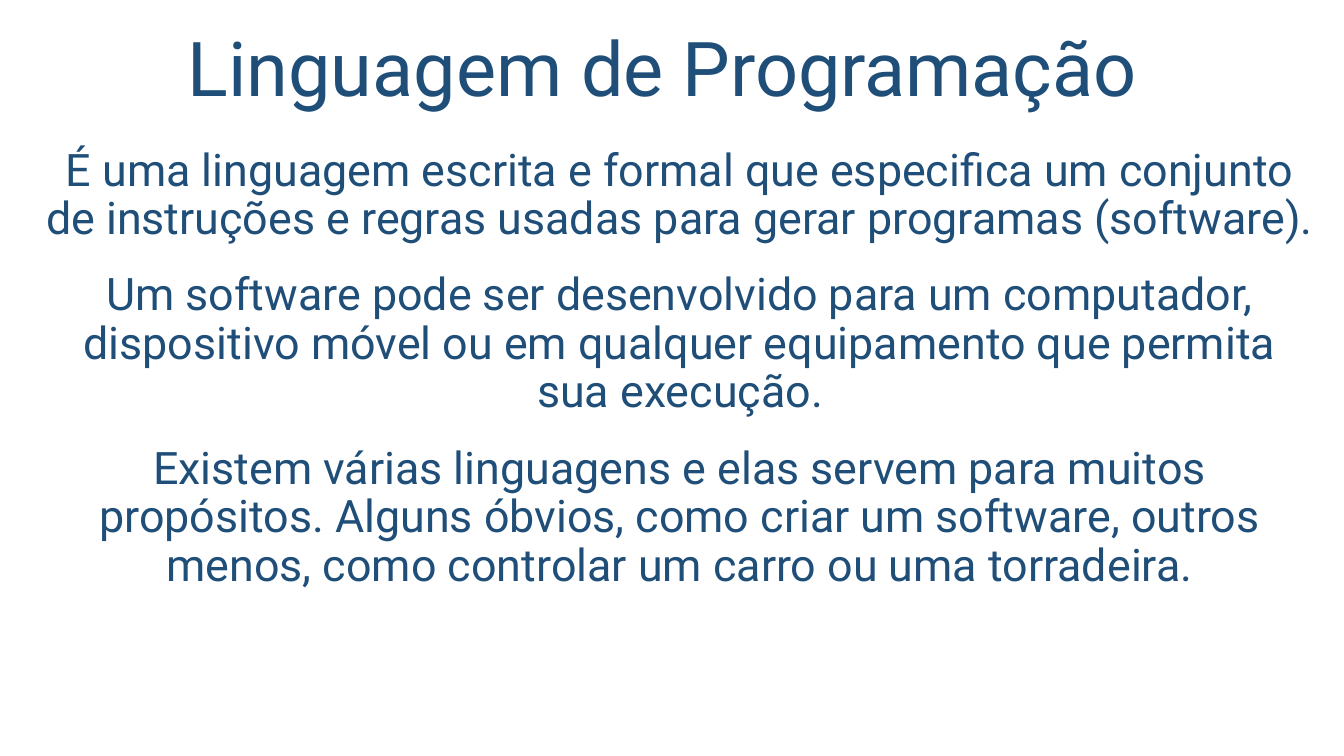
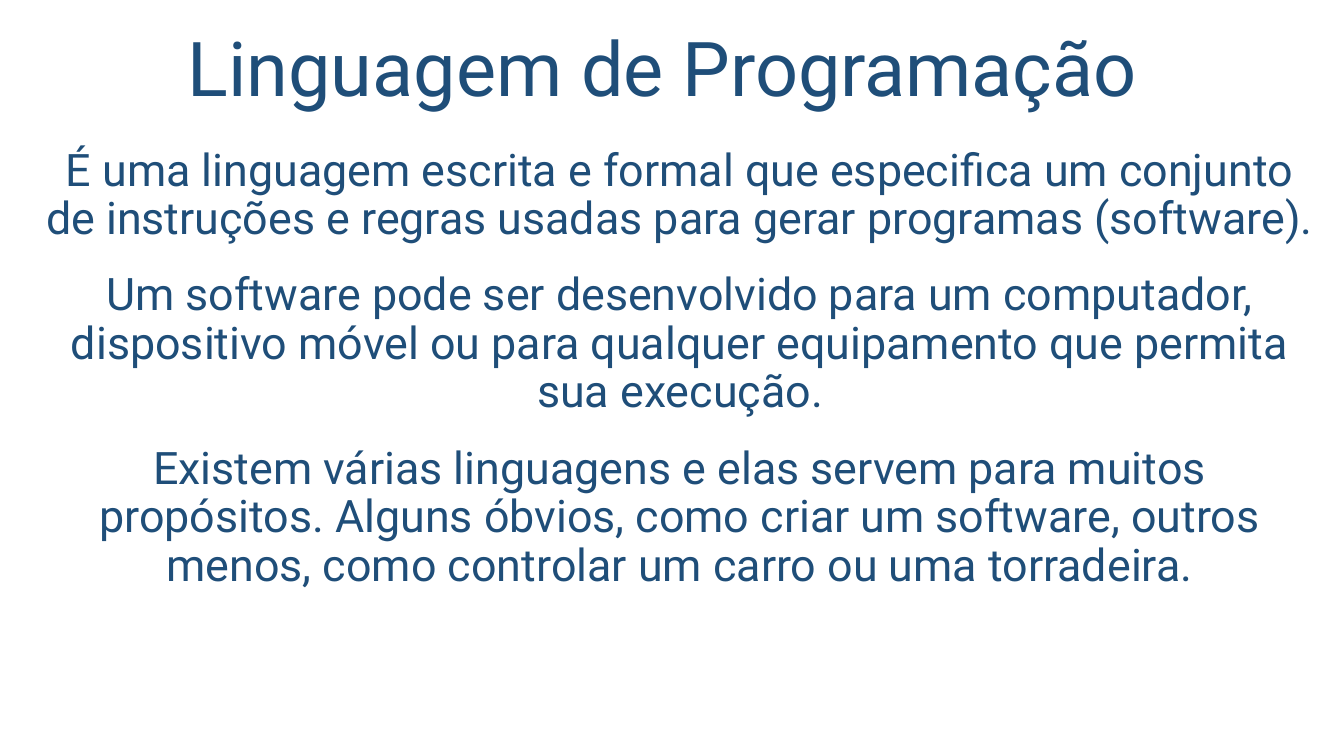
Before and after one commit to salmo-jr/public-slides, a slide deck: slide 3 of javascript-introducao.pptx. Drawn at 1344x756 pixels with LibreOffice and Linux fonts; fonts in the diff are those of the drawing; background and template pictures are left out. Boxes give left, top, right and bottom in pixels: in the first picture for what was removed or moved away, otherwise in the second. Text is boxed around its words. In the diff, an @@ line names an element or a change of style, - is before the commit and + after.

```diff
--- a/javascript-introducao.pptx
+++ b/javascript-introducao.pptx
@@ text at (71,276,1287,417): text changed @@
-Um software pode ser desenvolvido para um computador, dispositivo móvel ou em qualquer equipamento que permita sua execução.
+Um software pode ser desenvolvido para um computador, dispositivo móvel ou para qualquer equipamento que permita sua execução.
```
Also in this commit, not shown: 2 other slides changed.
